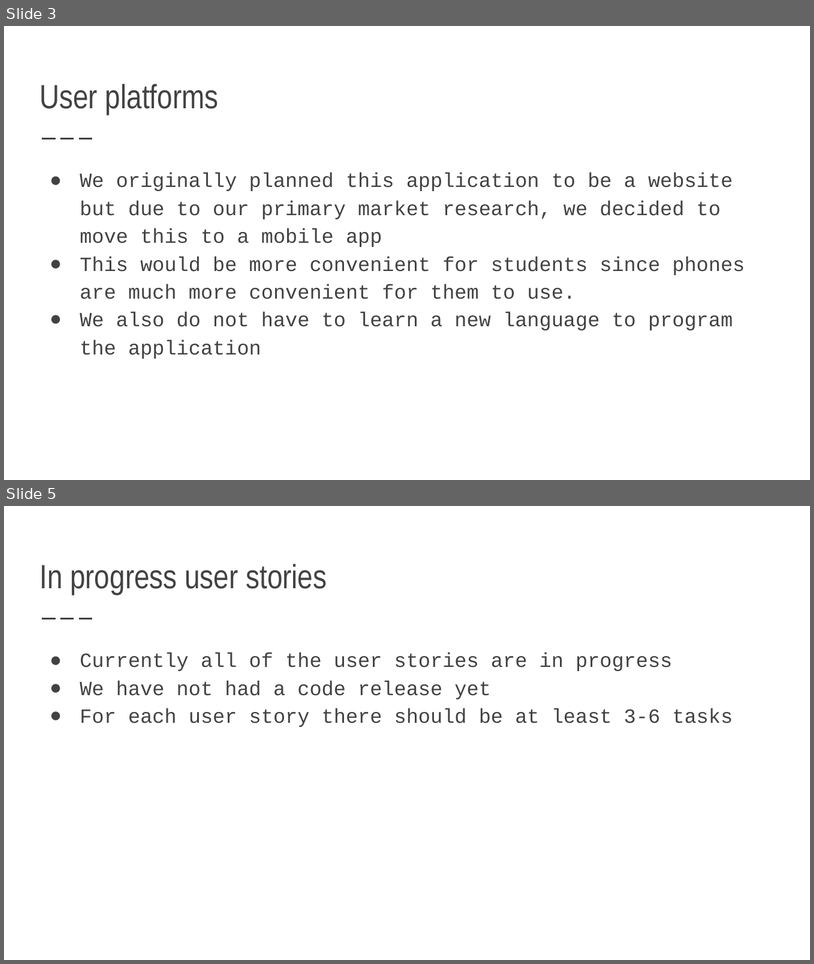
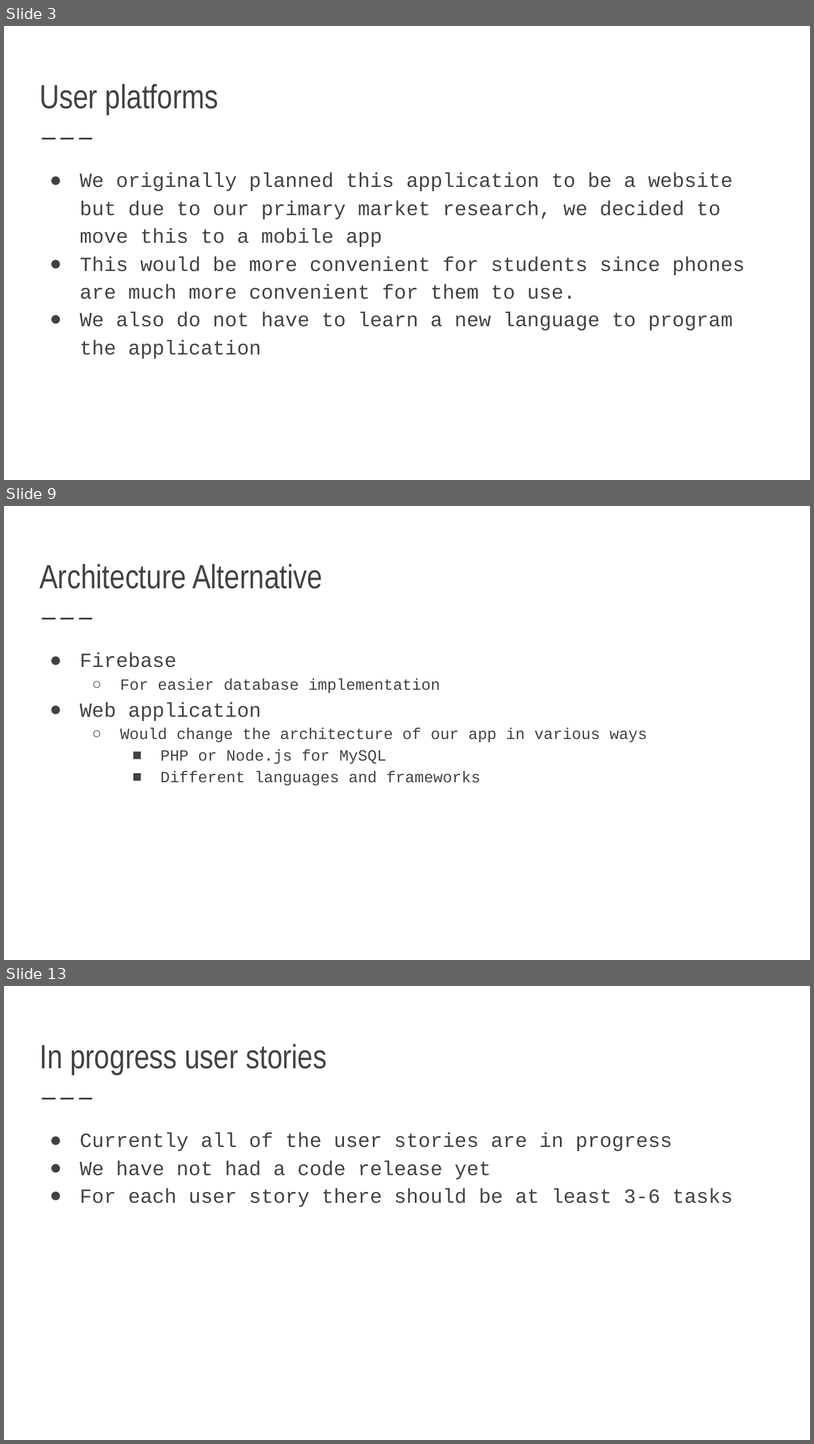
Before and after one commit to 491Project/491Project, a slide deck: Presentation Slides/Sprint 1 Presentation.pptx. Shown one above the other, each under a label of ours: slides 3 and 5 before the commit, slides 3, 9 and 13 after it; the slides between them are not shown. The pictures are 814x964 and 814x1444 pixels, drawn with LibreOffice and Linux fonts; fonts in the diff are those of the drawing. Boxes give left, top, right and bottom in pixels: in the first picture for what was removed or moved away, otherwise in the second. Text is boxed around its words. In the diff, an @@ line names an element or a change of style, - is before the commit and + after.

```diff
--- a/Presentation Slides/Sprint 1 Presentation.pptx
+++ b/Presentation Slides/Sprint 1 Presentation.pptx
@@ slide 9 added at bbox=[4, 506, 810, 960], background #FFFFFF; not listed: 1 template element that a slide beside it also shows @@
@@ title added at bbox=[39, 564, 323, 589], 30 pt, text #424242 @@
+Architecture Alternative
@@ text added at bbox=[80, 652, 648, 786], 14 pt, text #424242 @@
+● Firebase
+  ○ For easier database implementation
+● Web application
+  ○ Would change the architecture of our app in various ways
+    ■ PHP or Node.js for MySQL
+    ■ Different languages and frameworks
@@ what was slide 5 is now slide 13 @@
```
Also in this commit, not shown: 3 slides changed, 8 other slides added, 1 slide removed, 1 other file.
